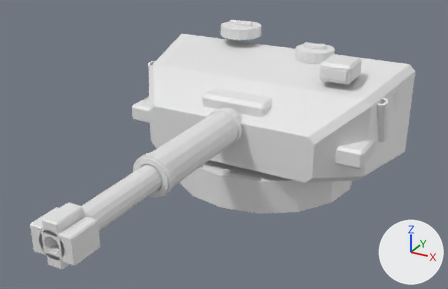
Renders of the glTF model assets/source/units/directorate/sources/main_battle_tank/turret_lod0.gltf from each side of a commit.
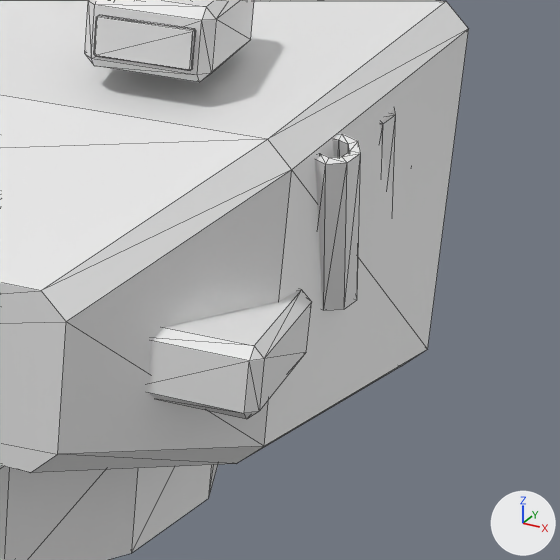
The first picture shows the older version from a 50 mm camera at (0.502, -1.11, 0.582) aimed at (0.016, -0.228, 0.141). The close-ups show the older and then the newer version on the part from 66% to 98% of the width and 22% to 71% of the height of that picture. Only the edits that show in the close-ups are written down. Every picture has the same lights, and +X, +Y and +Z are marked at lower right. The close-ups show mesh edges as thin lines. Vertices at exactly the same position are counted once.

In view in the first close-up: 'turret_lod0'.
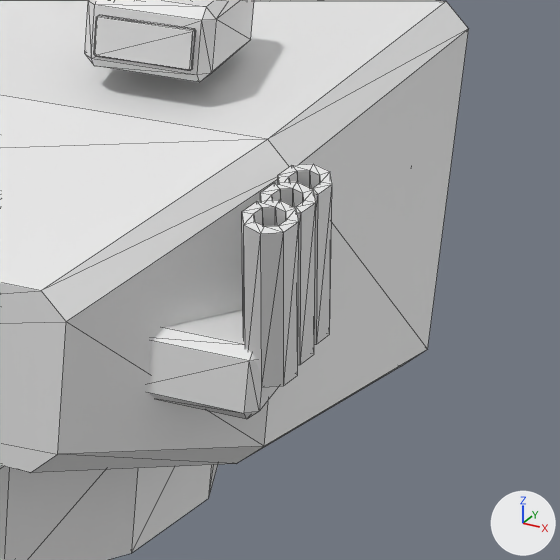
The change in detail:
me_turret_lod0 has 914 vertices, 1752 faces and spans x -0.27..0.27, y -0.64..0.17, z 0.0..0.29.
me_turret_lod0 is used by ob_turret_lod0; location (0.0, 0.0, 0.0).
me_turret_lod0 part 1: the loose piece of 32 vertices spanning x 0.233..0.257, y 0.044..0.091, z 0.126..0.214 is moved by (0.0, -0.165, 0.0).
me_turret_lod0 part 2: the loose piece of 32 vertices spanning x 0.233..0.257, y -0.016..0.031, z 0.126..0.214 is moved by (0.0, -0.13, 0.0).
me_turret_lod0 part 3: the loose piece of 32 vertices spanning x 0.233..0.257, y -0.076..-0.029, z 0.126..0.214 is moved by (0.0, -0.095, 0.0).

Pixel boxes [x1, y1, x2, y2] of what changed, in the close-ups (560 x 560 px; the box of a moved part takes in the faces that stretch with it):
part 1 of me_turret_lod0, moved or reshaped (not visible before): after [278, 164, 332, 344]
part 2 of me_turret_lod0, moved or reshaped: before [380, 108, 396, 192]; after [260, 182, 316, 365]
part 3 of me_turret_lod0, moved or reshaped: before [315, 134, 361, 310]; after [242, 200, 299, 387]
